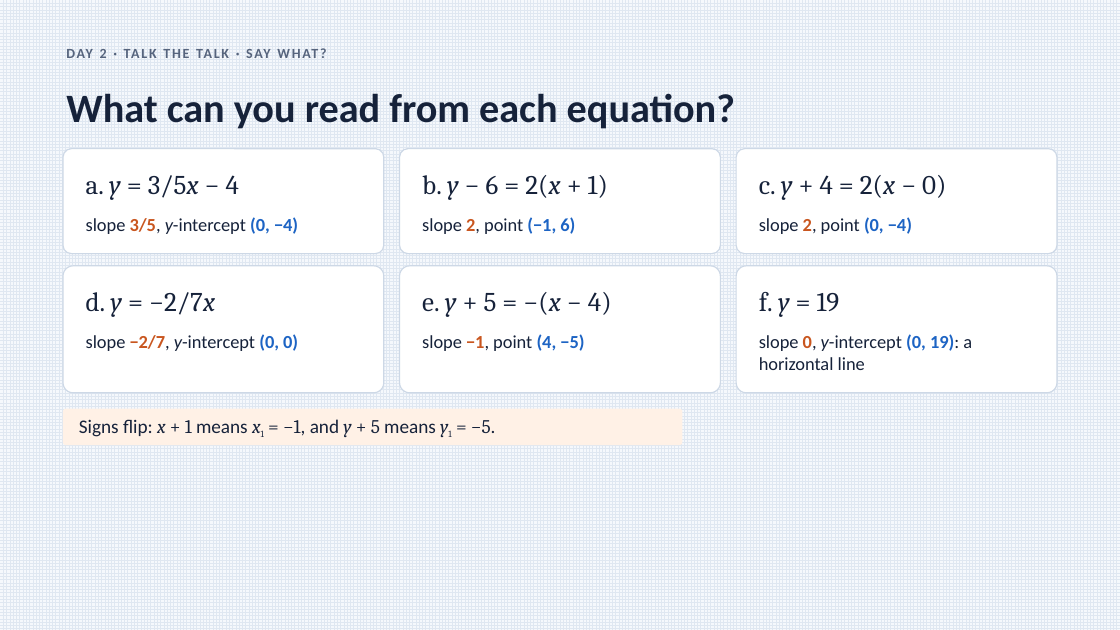
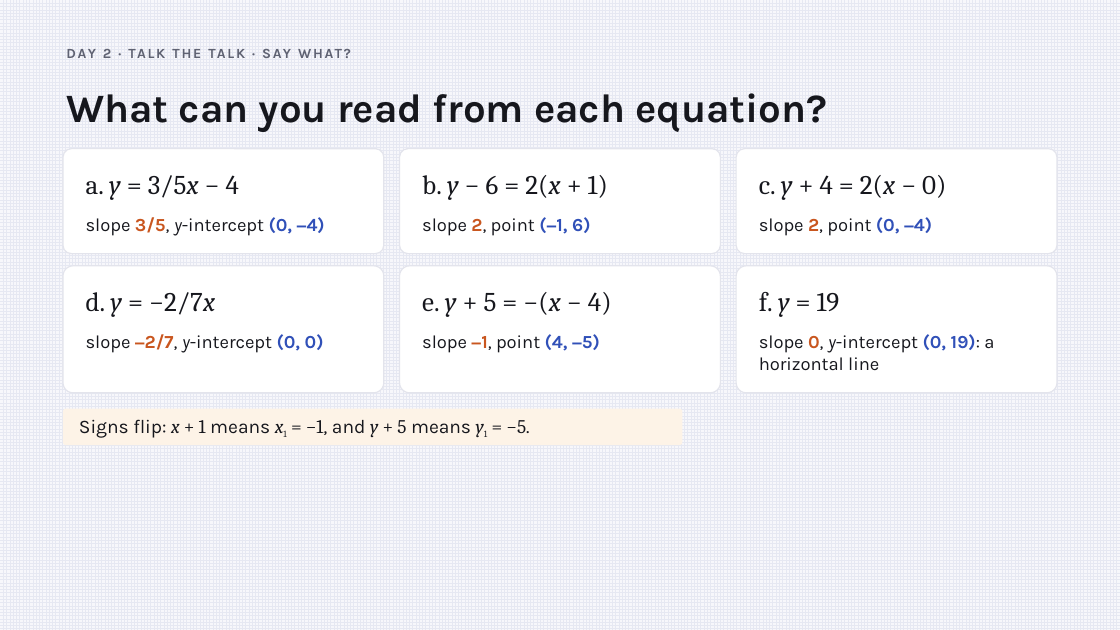
Before and after one commit to Apolloat2022/Algebra1M2U1L4, a slide deck: slide 27 of point-slope-form-lesson4.pptx. Drawn at 1120x630 pixels with LibreOffice and Linux fonts; fonts in the diff are those of the drawing. Boxes give left, top, right and bottom in pixels: in the first picture for what was removed or moved away, otherwise in the second. Text is boxed around its words. In the diff, an @@ line names an element or a change of style, - is before the commit and + after.

```diff
--- a/point-slope-form-lesson4.pptx
+++ b/point-slope-form-lesson4.pptx
@@ background pattern #DFE7F1 on #F5F8FC to pattern #E6E8F2 on #F7F7FB @@
@@ text "DAY 2 · TALK THE ..." at <box>103,49,111,58</box>: font Calibri to Karla, text colour #56647D to #5F6272 @@
@@ text "What can you read from ..." at <box>66,93,827,132</box>: font Calibri to Karla, text colour #16223A to #16171D @@
@@ text "slope 3/5, y-intercept (0, −4)" at <box>86,217,325,236</box>: font Calibri to Karla; text colour #16223A to #16171D in "slope 3/5, y-intercept"; text colour #1D64C4 to #3050B8 in "(0, −4)" @@
@@ text "slope 2, point (−1, 6)" at <box>422,217,590,236</box>: font Calibri to Karla; text colour #16223A to #16171D in "slope 2, point"; text colour #1D64C4 to #3050B8 in "(−1, 6)" @@
@@ text "slope 2, point (0, −4)" at <box>759,217,932,236</box>: font Calibri to Karla; text colour #16223A to #16171D in "slope 2, point"; text colour #1D64C4 to #3050B8 in "(0, −4)" @@
@@ outline #CDD8E6 1 pt to #E3E4EC 1 pt in 6 elements at <box>63,149,384,254</box>, <box>400,149,721,254</box>, <box>736,149,1057,254</box>, <box>63,266,384,393</box>, <box>400,266,721,393</box>, <box>736,266,1057,393</box> @@
@@ text colour #16223A to #16171D in 6 elements at <box>86,175,239,200</box>, <box>422,175,608,200</box>, <box>759,175,946,200</box>, <box>86,292,215,317</box>, <box>422,292,612,317</box>, <box>759,292,840,317</box> @@
@@ text "slope −2/7, y-intercept (0, 0)" at <box>86,334,324,353</box>: font Calibri to Karla; text colour #16223A to #16171D in "slope −2/7, y-intercept"; text colour #1D64C4 to #3050B8 in "(0, 0)" @@
@@ text "slope −1, point (4, −5)" at <box>422,334,600,353</box>: font Calibri to Karla; text colour #16223A to #16171D in "slope −1, point"; text colour #1D64C4 to #3050B8 in "(4, −5)" @@
@@ text "slope 0, y-intercept (0, 19): ..." at <box>759,334,994,371</box>: font Calibri to Karla; text colour #16223A to #16171D in "slope 0, y-intercept 19): a horizontal line"; text colour #1D64C4 to #3050B8 in "(0, 19):" @@
@@ rounded rectangle "Signs flip: x + 1 ..." at <box>63,408,682,444</box>: font Calibri to Karla in "Signs flip: means −1, and means −5."; text colour #16223A to #16171D; fill #FFF1E6 to #FDF3E7 @@
```
Also in this commit, not shown: 30 other slides changed, 2 other files.
